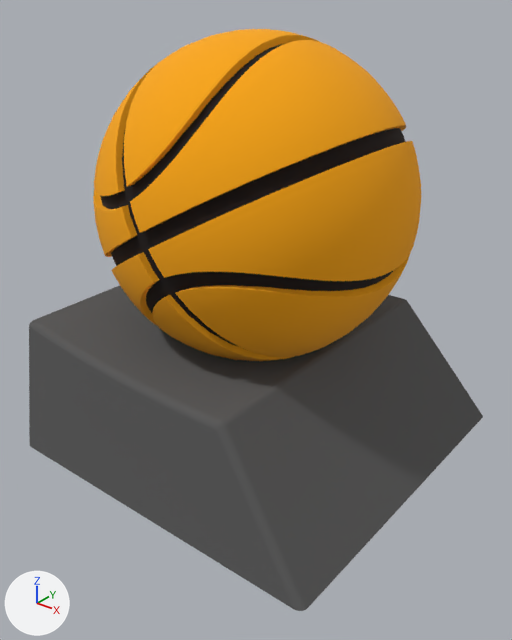
The OBJ model public/models/Metal Keycap.obj as it was, and as the next commit left it.
Camera for both pictures: a camera (50 mm lens) standing at (2.1, -2.57, 2.25) and looking at (0.15, -0.13, 0.74). The axes (+X, +Y, +Z) are drawn at lower left. The lights are the same throughout. Where no turn or scale is listed for an object, it has been applied to the vertices.

Objects in the first picture: 'Metal Keycap'.
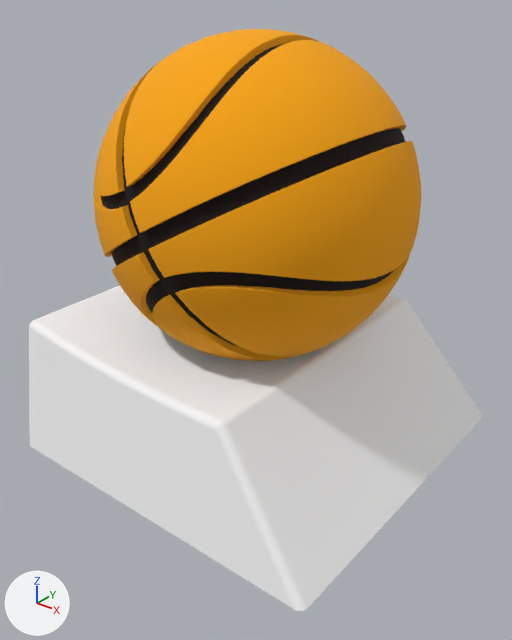
Pixel boxes (x1, y1, x2, y2) of what changed, in the pictures (512 x 640 px):
part 1 of me_metal_keycap, recoloured (grey to white)
    both: (29, 285, 483, 611)

The change, as a diff of the scene's bpy script:
```diff
--- a/public/models/Metal Keycap.obj.py
+++ b/public/models/Metal Keycap.obj.py
@@ mat_aluminum___satin @@
+mat_aluminum___satin = principled_material('Aluminum_-_Satin')
+mat_aluminum___satin.base_color = (0.961, 0.961, 0.965)  # white #fbfbfb
+mat_aluminum___satin.roughness = 1.0
@@ me_metal_keycap @@
 me_metal_keycap.from_pydata(...)  # 2607 vertices, 5174 faces; spans x -0.81..0.99, y -0.9..0.9, z 0.0..2.04
 # used by ob_metal_keycap; location = (0.0, 0.0, 0.0)
+# me_metal_keycap part 1: all 926 faces that had it switch from mat_plastic___glossy__black (dark grey #585858) to mat_aluminum___satin (white #fbfbfb)
 me_metal_keycap.materials.append(mat_steel___satin__1)
 me_metal_keycap.materials.append(mat_steel___satin)
-me_metal_keycap.materials.append(mat_steel___satin_1)  # light grey #d0d0d0
```
